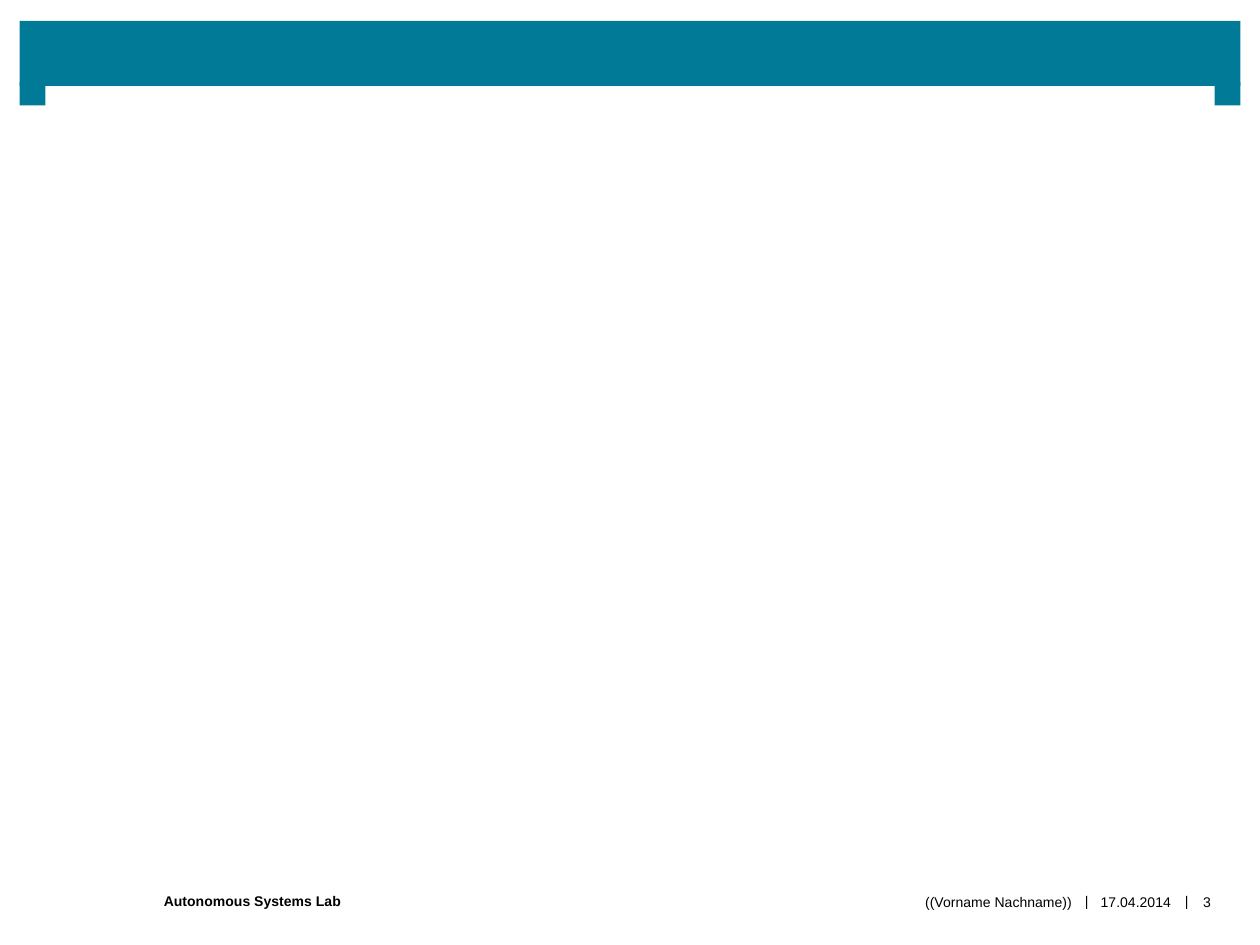
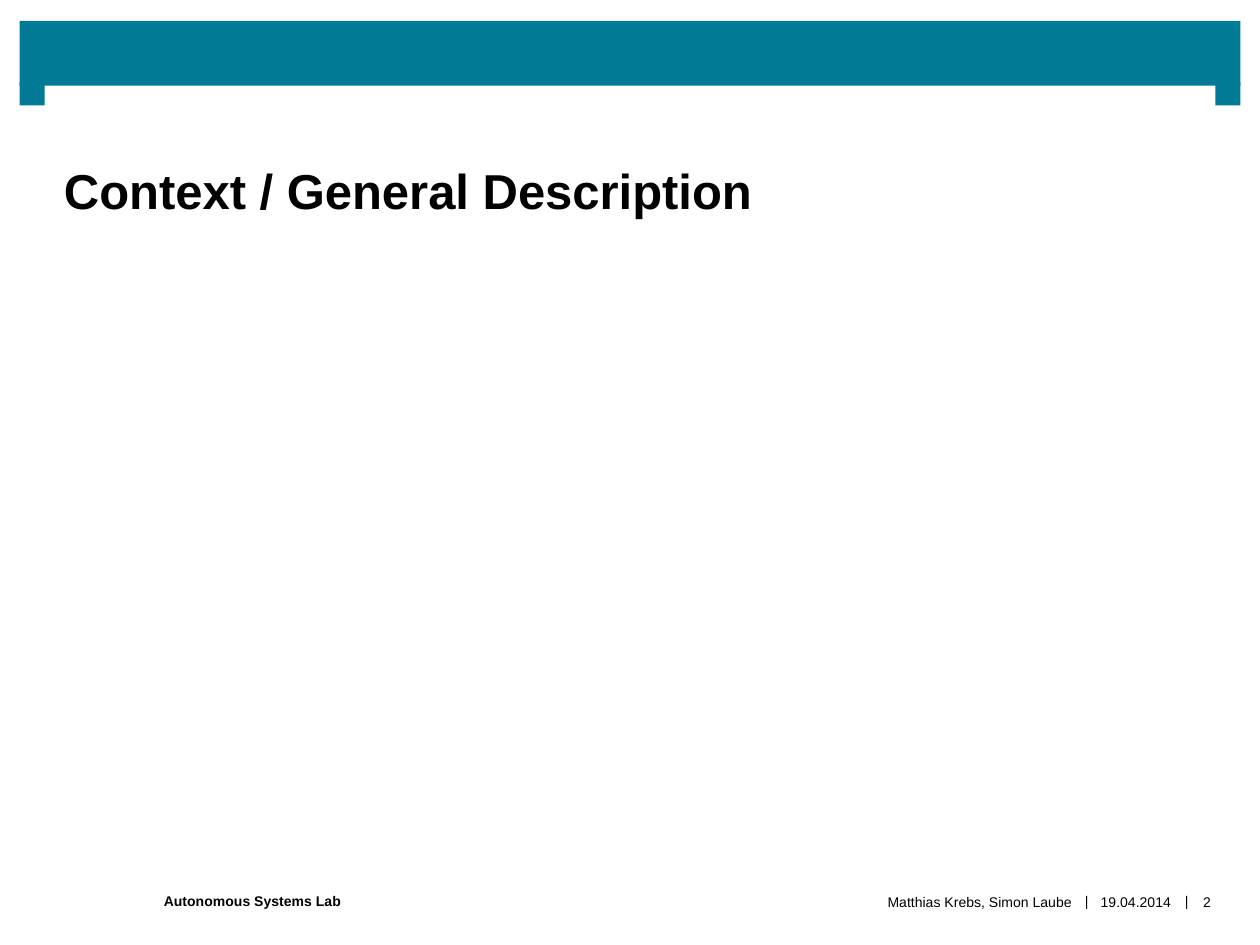
Before and after one commit to makrebs/AU_estimator_doc, a slide deck: slide 2 of 02_Presentation/0201_Intermediate/Intermediate_Semesterthesis_v0.pptx (slide 3 before the commit). Drawn at 1260x945 pixels with LibreOffice and Linux fonts; fonts in the diff are those of the drawing; background and template pictures are left out. Boxes give left, top, right and bottom in pixels: in the first picture for what was removed or moved away, otherwise in the second. Text is boxed around its words. In the diff, an @@ line names an element or a change of style, - is before the commit and + after.

```diff
--- a/02_Presentation/0201_Intermediate/Intermediate_Semesterthesis_v0.pptx
+++ b/02_Presentation/0201_Intermediate/Intermediate_Semesterthesis_v0.pptx
@@ title added at bbox=[44, 86, 1215, 219], fill #FFFFFF, 28 pt, text #000000, bold @@
+Context / General Description
@@ text at bbox=[888, 897, 1072, 909]: text changed @@
-((Vorname Nachname))
+Matthias Krebs, Simon Laube
@@ text at bbox=[1101, 897, 1171, 907]: text changed @@
-17.04.2014
+19.04.2014
@@ page number at bbox=[1203, 897, 1211, 907]: text changed @@
-3
+2
```
Also in this commit, not shown: 3 other slides changed, 2 slides added, 6 slides removed.
